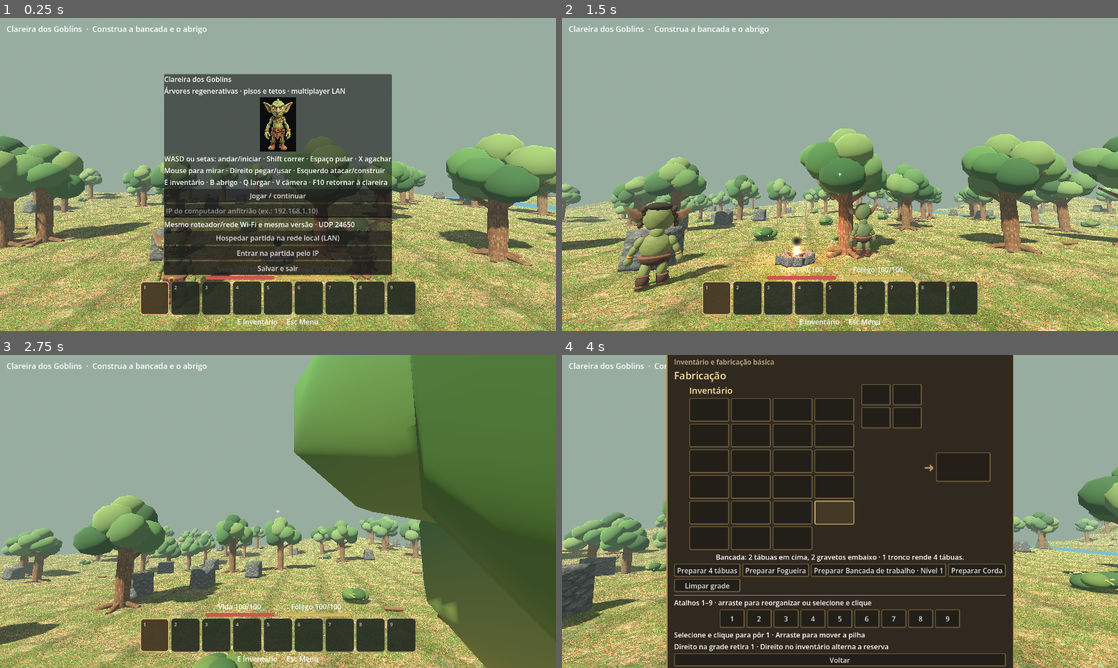
Above: before the commit, frames 1-4 (two rows, left to right).
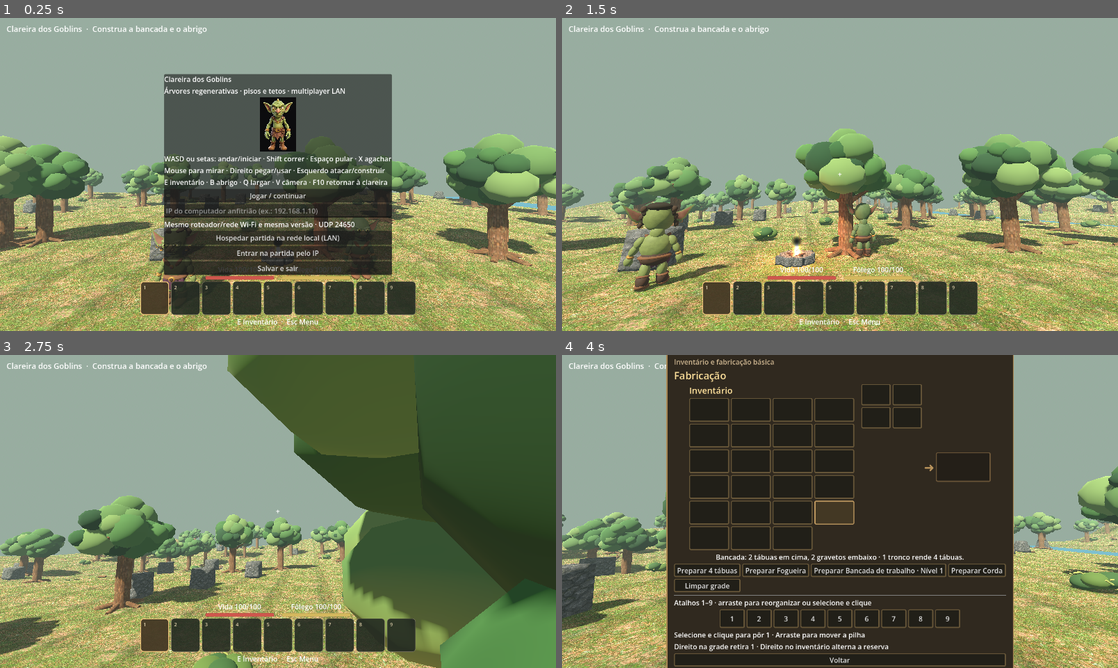
Above: after the commit, the same moments.

Repository: clebertressi88/clareira-dos-goblins
Game: Godot game, scene res://main.tscn
Two runs of this game, one before a commit and one after it. Both use one fixed random seed, a clock stepped at 60 frames per second and the inputs below.
Inputs (mouse positions are in pixels of both pictures, inside the frame that each line leads up to):
- Up to frame 1 (0.25 s): no input
- Up to frame 2 (1.5 s): click "Jogar / continuar" at 0.5 s; tap Enter at 1.25, 1.35 s; move the mouse to (867, 174) at 1.27 s; hold W (goblin_frente) from 1.28 s (still down); click (867, 174) at 1.42 s
- Up to frame 3 (2.75 s): keep holding W (goblin_frente); tap Space at 1.52, 1.82, 2.27, 2.57 s; move the mouse to (250, 511) at 2.02 s; tap Keypad Enter at 2.1 s
- Up to frame 4 (4 s): keep holding W (goblin_frente); move the mouse to (851, 505) at 2.77 s; hold Shift 2.78-3.53 s; move the mouse to (834, 517) at 3.52 s; tap E at 3.6 s; click (834, 517) at 3.67 s; tap Space at 3.77 s

The runs differ from the first frame. In frame 1, 4.9% of the frame differs, in the area x 0-100%, y 36-76%; in frame 2, 6.2%; in frame 3, 34%, in the area x 0-100%, y 0-100%; in frame 4, 1.6%.

Commit message:
feat: copas mais densas com tufos laterais e sombras naturais

Diff:
--- a/Projeto-Godot/forest_tree_visual.gd
+++ b/Projeto-Godot/forest_tree_visual.gd
@@ -7,8 +7,8 @@
 	rng.seed = absi(hash(tree_id))
 	var variation := rng.randi_range(0, 3)
 	var green_colors := [
-		Color("#345c32"), Color("#426e39"), Color("#527d43"),
-		Color("#60834a"), Color("#728d50")
+		Color("#294b2d"), Color("#345c32"), Color("#426e39"),
+		Color("#527d43"), Color("#60834a"), Color("#789456")
 	]
 	var foliage_materials: Array[StandardMaterial3D] = []
 	for col in green_colors:
@@ -41,6 +41,19 @@
 		var width := rng.randf_range(0.96, 1.33)
 		var depth := rng.randf_range(0.90, 1.24)
 		_add_leaf(growth, leaf_mesh, pos, Vector3(width, rng.randf_range(0.85, 1.20), depth), foliage_materials[(i + variation) % foliage_materials.size()])
+	# Tufos externos menores desenham bordas irregulares como ramos com folhas.
+	# Sao malhas visuais leves; nao recebem collider nem impedem a passagem.
+	for i in range(12):
+		var angle := TAU * (float(i) / 12.0) + rng.randf_range(-0.17, 0.17)
+		var radius := rng.randf_range(0.77, 1.17)
+		var y := rng.randf_range(2.00, 2.94) + float(variation) * 0.07
+		var pos := Vector3(cos(angle) * radius, y, sin(angle) * radius)
+		var size := rng.randf_range(0.43, 0.73)
+		_add_leaf(growth, leaf_mesh, pos, Vector3(size * 1.25, size, size), foliage_materials[(i + variation + 1) % foliage_materials.size()])
+	# Pequenos preenchimentos fecham buracos visuais debaixo da copa.
+	for i in range(5):
+		var angle := TAU * float(i) / 5.0
+		_add_leaf(growth, leaf_mesh, Vector3(cos(angle) * 0.34, 1.99 + rng.randf_range(-0.14, 0.15), sin(angle) * 0.34), Vector3(0.82, 0.72, 0.82), foliage_materials[(i + variation) % 3])
 	# Topo estreito para dar uma silhueta de arvore em vez de um bloco arredondado.
 	_add_leaf(growth, leaf_mesh, Vector3(0.0, 3.02 + float(variation) * 0.10, 0.0), Vector3(1.08, 1.02, 1.08), foliage_materials[(variation + 2) % foliage_materials.size()])
 
